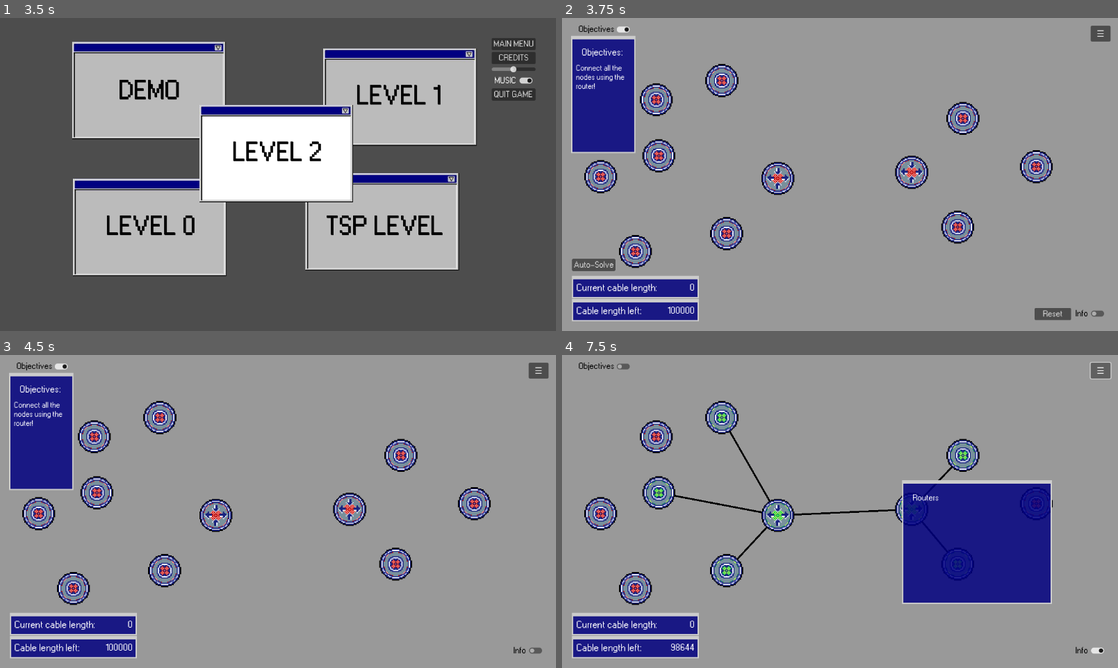
Above: before the commit, frames 1-4 (two rows, left to right).
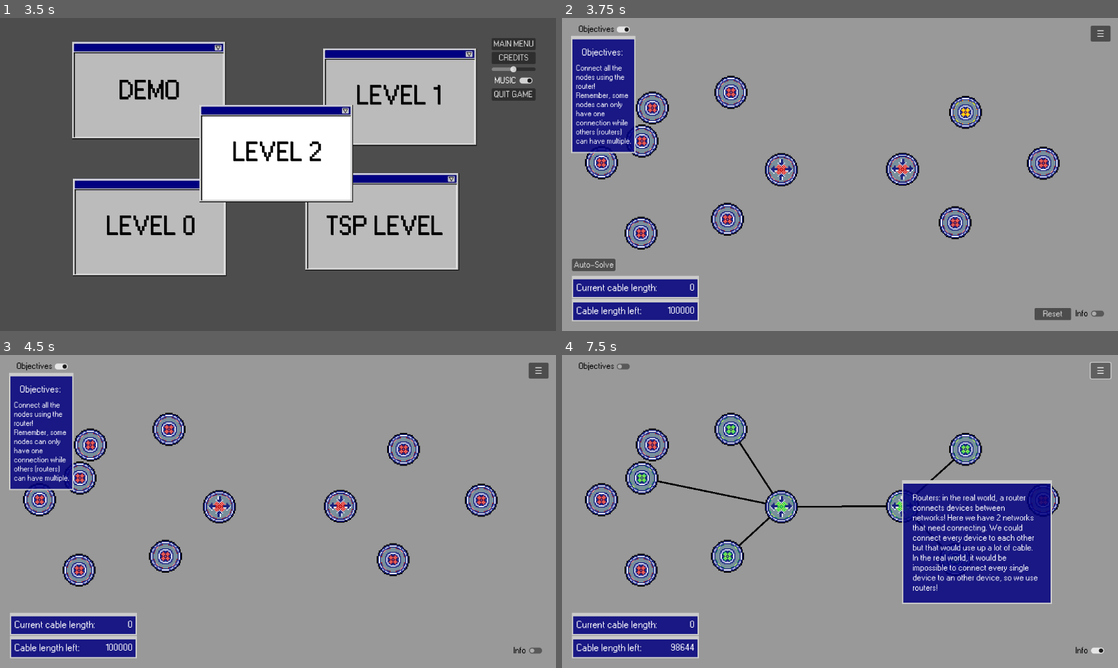
Above: after the commit, the same moments.

Repository: BcubeStudios/Netspace-Game
Game: Godot game, scene res://scenes/opening.tscn
Same seed, same stepped clock (60 frames per second), same inputs: the game is played once before the commit and once after it.
Inputs (mouse positions are in pixels of both pictures, inside the frame that each line leads up to):
- Up to frame 1 (3.5 s): move the mouse to (400, 158) at 0.52 s; click (400, 158) at 0.67 s; click "START GAME" at 1.25 s; move the mouse to (166, 190) at 2.02 s; click (166, 190) at 2.17 s; move the mouse to (333, 105) at 2.77 s; click (333, 105) at 2.92 s
- Up to frame 2 (3.75 s): click "LEVEL 1" at 3.5 s
- Up to frame 3 (4.5 s): click "Auto-Solve" at 4.25 s
- Up to frame 4 (7.5 s): click "☰" at 5 s; click "Info" at 5.75 s; click "Objectives" at 6.5 s; click "☰" at 7.25 s

Frame 1 is identical in both runs. In frame 2, 7.7% of the frame differs, in the area x 2-90%, y 14-80%; in frame 3, 7.7%; in frame 4, 8.5%, in the area x 4-90%, y 14-80%.

Commit message:
added text and tweaked randomness

Diff:
--- a/GodotWorkspace/scripts/level_1.gd
+++ b/GodotWorkspace/scripts/level_1.gd
@@ -8,8 +8,8 @@
 	dir.set_cable_length(100000)
 
 	# Modify
-	$HUD/InfoPanel/InfoLabel.text = "Routers"
-	$HUD/ObjectivesPanel/ObjectivesLabel.text = "Connect all the nodes using the router!"
+	$HUD/InfoPanel/InfoLabel.text = "Routers: in the real world, a router connects devices between networks! Here we have 2 networks that need connecting. We could connect every device to each other but that would use up a lot of cable. In the real world, it would be impossible to connect every single device to an other device, so we use routers!"
+	$HUD/ObjectivesPanel/ObjectivesLabel.text = "Connect all the nodes using the router! Remember, some nodes can only have one connection while others (routers) can have multiple.	"
 
 	# Add points here (end, normal, or varible with a max amount of edges)
 	dir.create_point("router1", randomCoordinates(Vector2i(480, 360)))
@@ -34,6 +34,6 @@
 
 	var random = RandomNumberGenerator.new()
 	random.randomize()
-	var x = random.randi_range(expectedCoords[0] - 20, expectedCoords[0] + 20)
-	var y = random.randi_range(expectedCoords[1] - 20, expectedCoords[1] + 20)
+	var x = random.randi_range(expectedCoords[0] - 30, expectedCoords[0] + 30)
+	var y = random.randi_range(expectedCoords[1] - 30, expectedCoords[1] + 30)
 	return Vector2(x, y)
